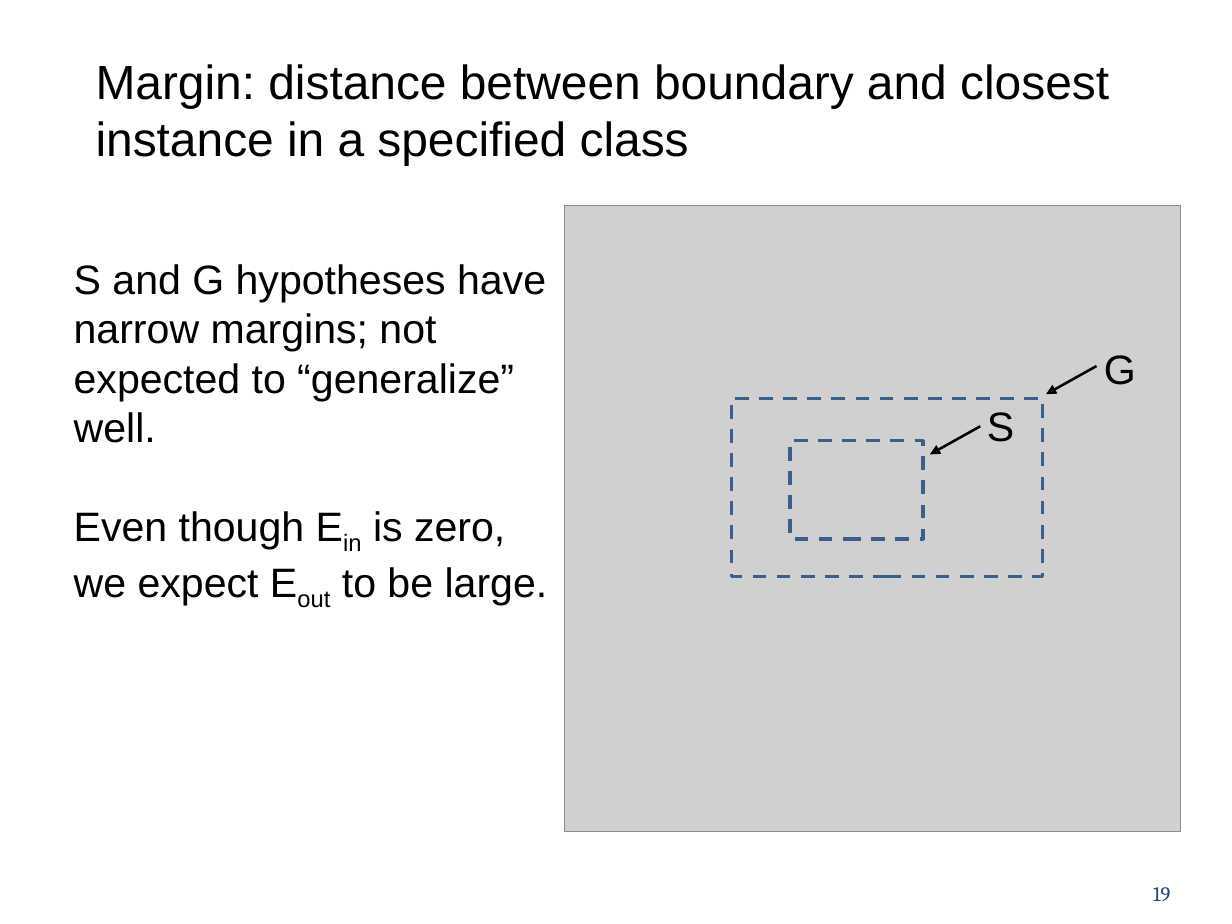
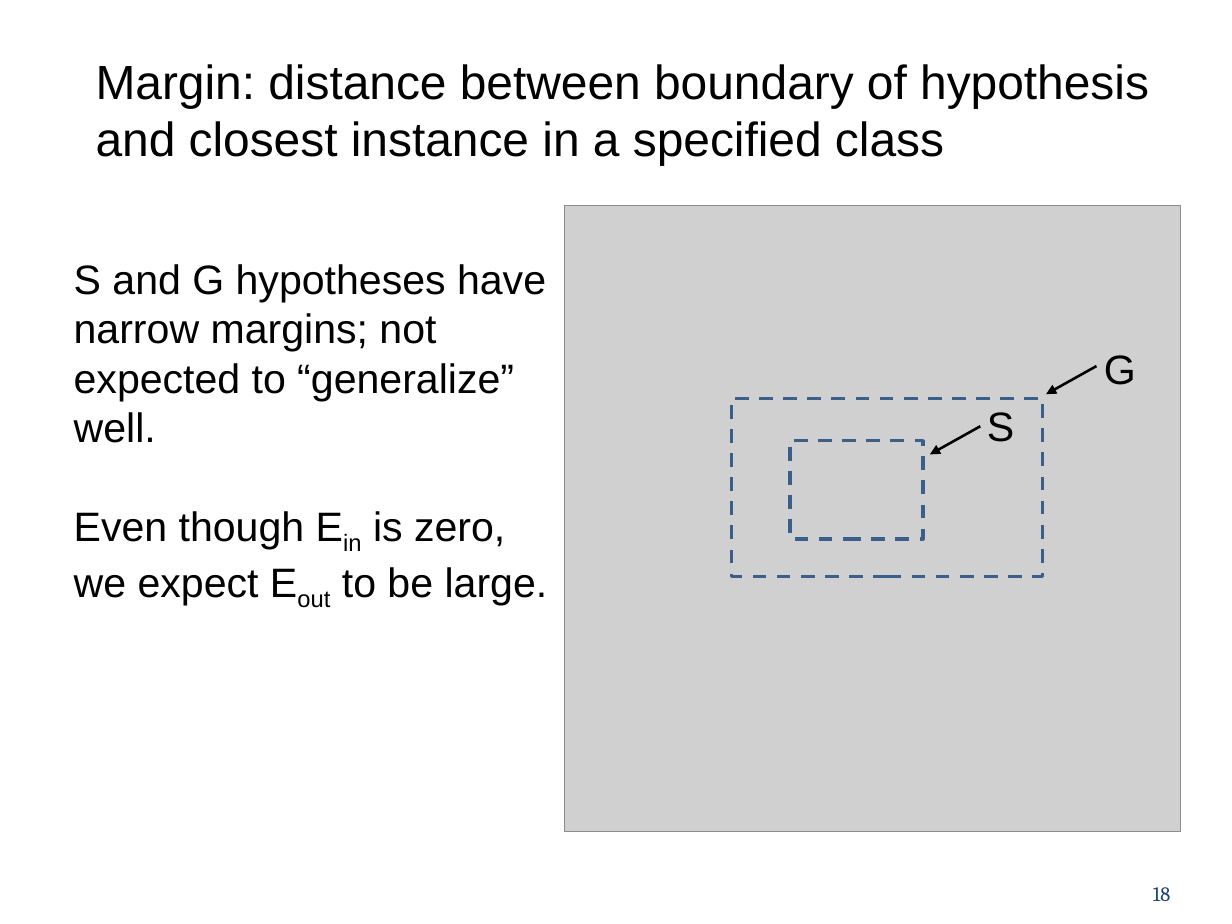
Before and after one commit to zhy9036/cs_2016_fall, a slide deck: slide 18 of 534_ANN/fundamentals of machine leaning 1.pptx (slide 19 before the commit). Drawn at 1232x924 pixels with LibreOffice and Linux fonts; fonts in the diff are those of the drawing; grey boxes stand for pictures. Boxes give left, top, right and bottom in pixels: in the first picture for what was removed or moved away, otherwise in the second. Text is boxed around its words. In the diff, an @@ line names an element or a change of style, - is before the commit and + after.

```diff
--- a/534_ANN/fundamentals of machine leaning 1.pptx
+++ b/534_ANN/fundamentals of machine leaning 1.pptx
@@ text at [96,64,1149,165]: text changed @@
-Margin: distance between boundary and closest
-instance in a specified class
+Margin: distance between boundary of hypothesis
+and closest instance in a specified class
@@ page number at [1153,887,1170,901]: text changed @@
-19
+18
```
Also in this commit, not shown: 6 other slides changed, 4 slides added.
